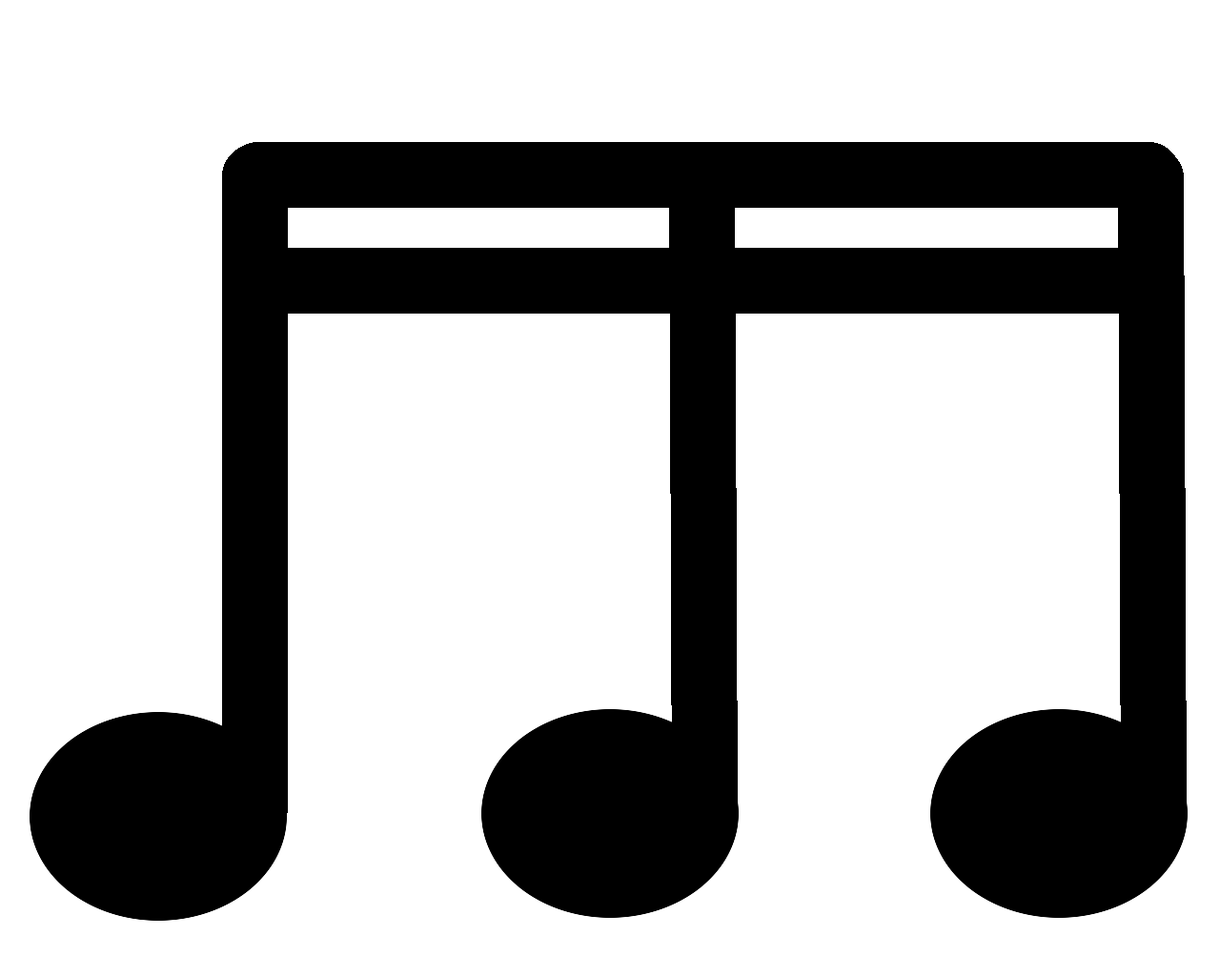
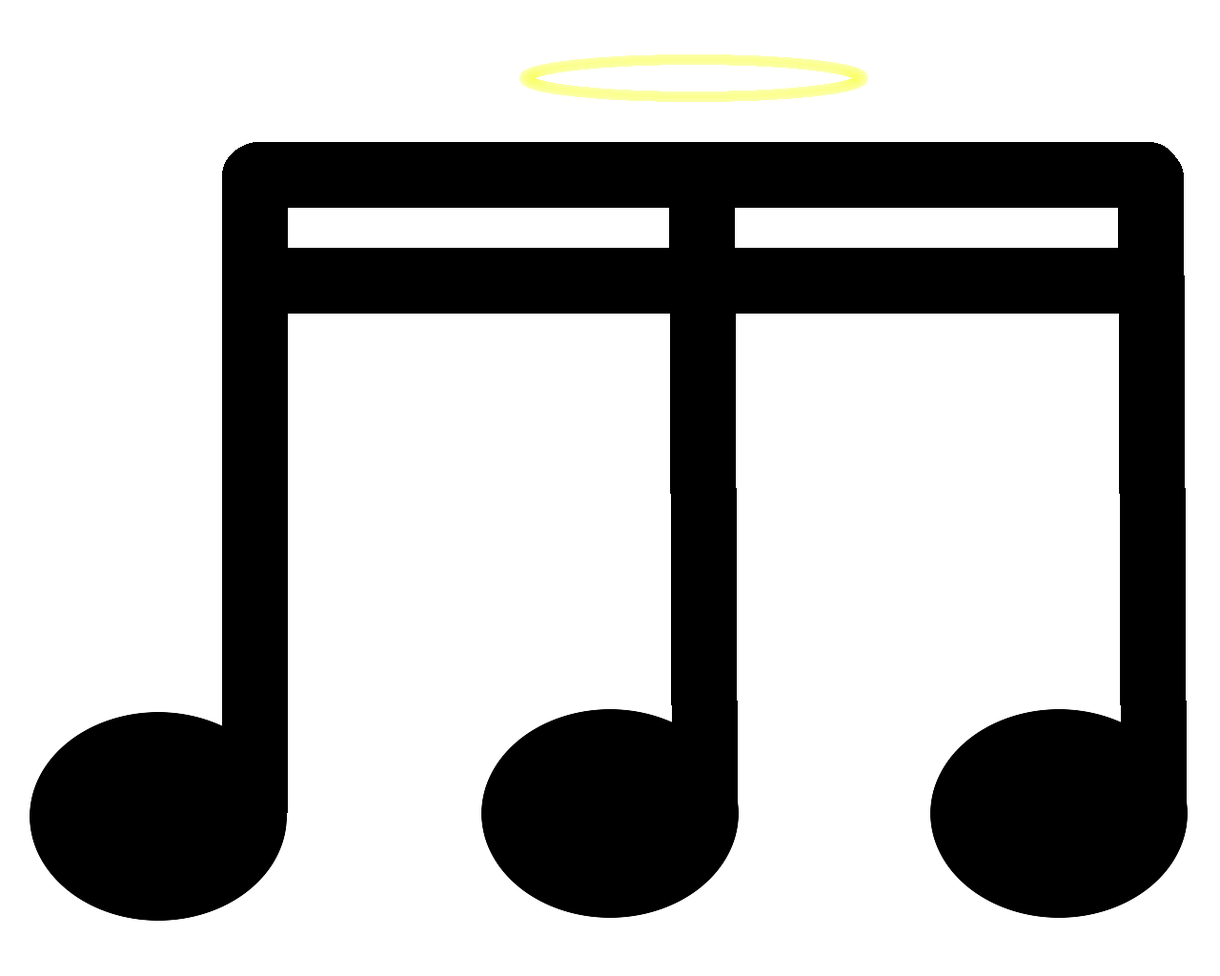
Layers edited between the first and the second 1220 x 976 image:
added layer "Calque Copié" above "Background" over box(519, 54, 869, 103)
